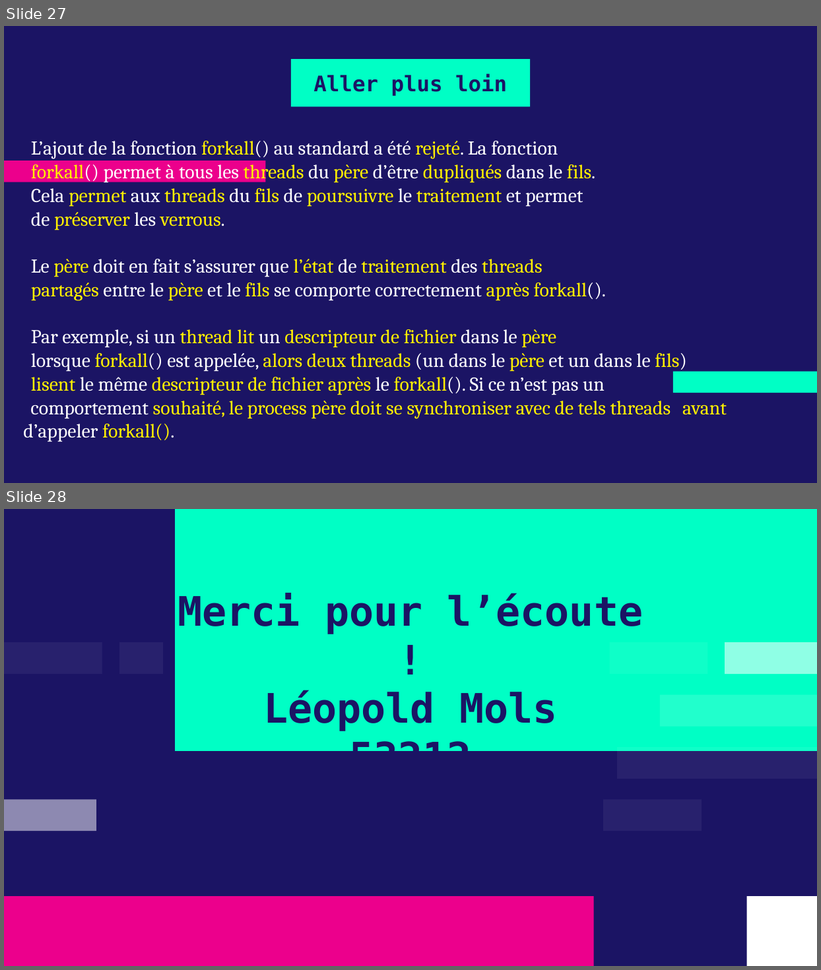
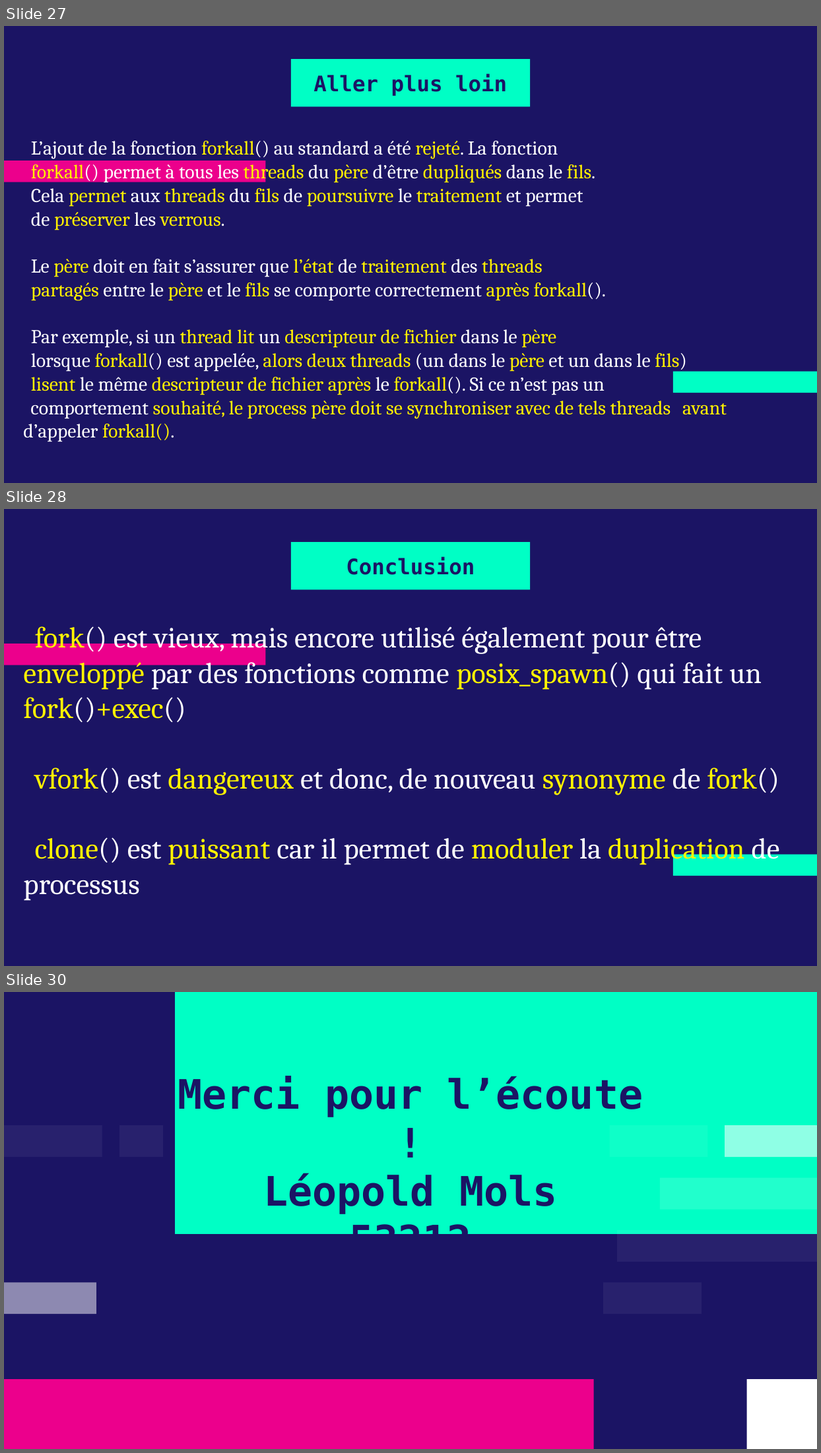
Before and after one commit to leomols97/sysg6_2022, a slide deck: Août/MOLS_FORK_VFORK_CLONE/Documents/MOLS_FORK_VFORK_CLONE.pptx. Shown one above the other, each under a label of ours: slides 27 and 28 before the commit, slides 27, 28 and 30 after it; the slides between them are not shown. The pictures are 821x970 and 821x1453 pixels, drawn with LibreOffice and Linux fonts; fonts in the diff are those of the drawing. Boxes give left, top, right and bottom in pixels: in the first picture for what was removed or moved away, otherwise in the second. Text is boxed around its words. In the diff, an @@ line names an element or a change of style, - is before the commit and + after.

```diff
--- a/Août/MOLS_FORK_VFORK_CLONE/Documents/MOLS_FORK_VFORK_CLONE.pptx
+++ b/Août/MOLS_FORK_VFORK_CLONE/Documents/MOLS_FORK_VFORK_CLONE.pptx
@@ slide 28 added at [4,509,817,966], background #1B1464; not listed: 1 template element that a slide beside it also shows @@
@@ title added at [291,543,530,590], fill #00FFC5, 19 pt, text #1B1464, bold @@
+Conclusion
@@ text added at [23,626,780,901], 26 pt, text #FFFFFF @@
+fork() est vieux, mais encore utilisé également pour être enveloppé par des fonctions comme posix_spawn() qui fait un fork()+exec()
+vfork() est dangereux et donc, de nouveau synonyme de fork()
+clone() est puissant car il permet de moduler la duplication de processus
@@ rectangle added at [673,855,817,876], fill #00FFC5 @@
@@ what was slide 28 is now slide 30 @@
```
Also in this commit, not shown: 3 slides changed, 1 other slide added, 20 other files.
